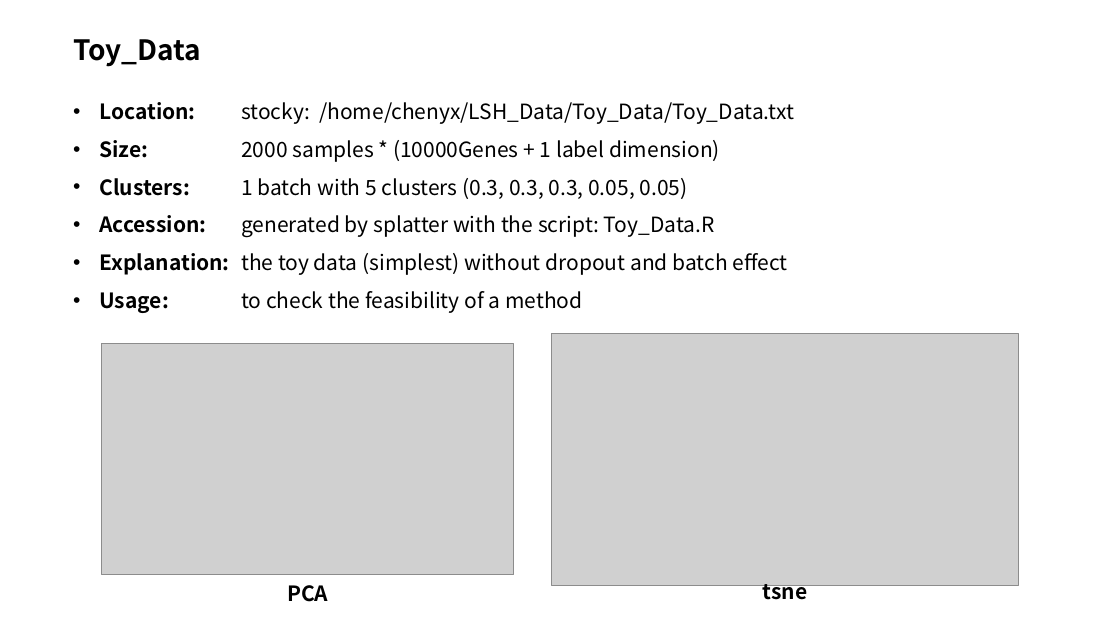
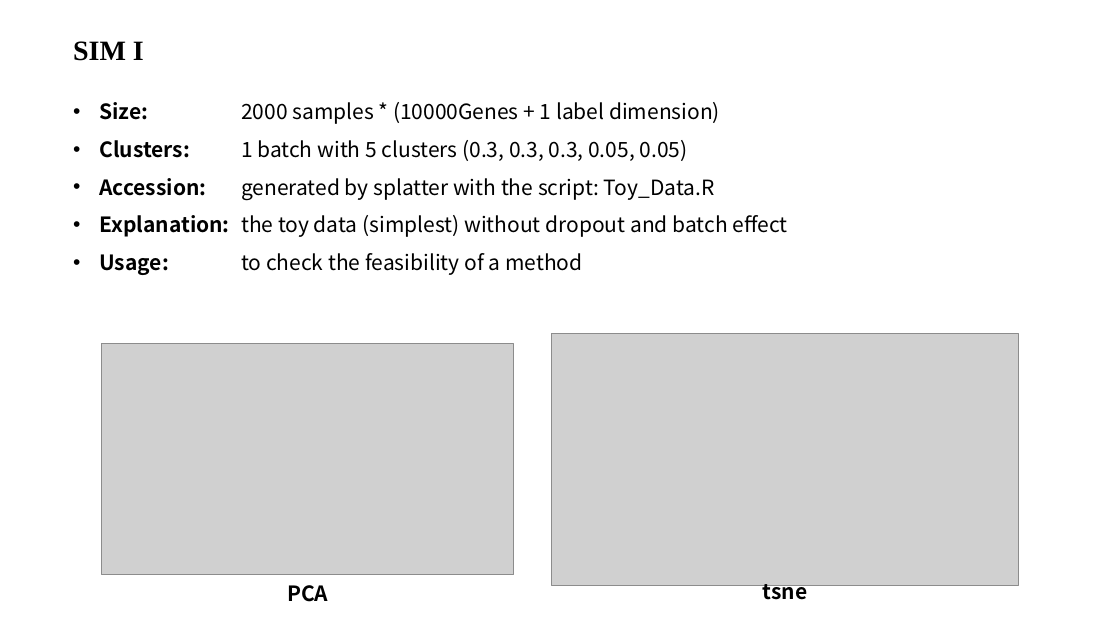
Before and after one commit to cyxss/densefly_on_scRNA, a slide deck: slide 3 of data_generator/Data_Explanation.pptx. Drawn at 1120x630 pixels with LibreOffice and Linux fonts; fonts in the diff are those of the drawing; grey boxes stand for pictures. Boxes give left, top, right and bottom in pixels: in the first picture for what was removed or moved away, otherwise in the second. Text is boxed around its words. In the diff, an @@ line names an element or a change of style, - is before the commit and + after.

Commit message:
fix the data explanation

```diff
--- a/data_generator/Data_Explanation.pptx
+++ b/data_generator/Data_Explanation.pptx
@@ text at bbox=[73, 41, 144, 61]: text changed; font Noto Sans CJK SC to Times New Roman @@
-Toy_Data
+SIM I
@@ text at bbox=[99, 102, 794, 124]: paragraph removed @@
-• Location: stocky: /home/chenyx/LSH_Data/Toy_Data/Toy_Data.txt
```
Also in this commit, not shown: 3 other slides changed, 3 other files.
